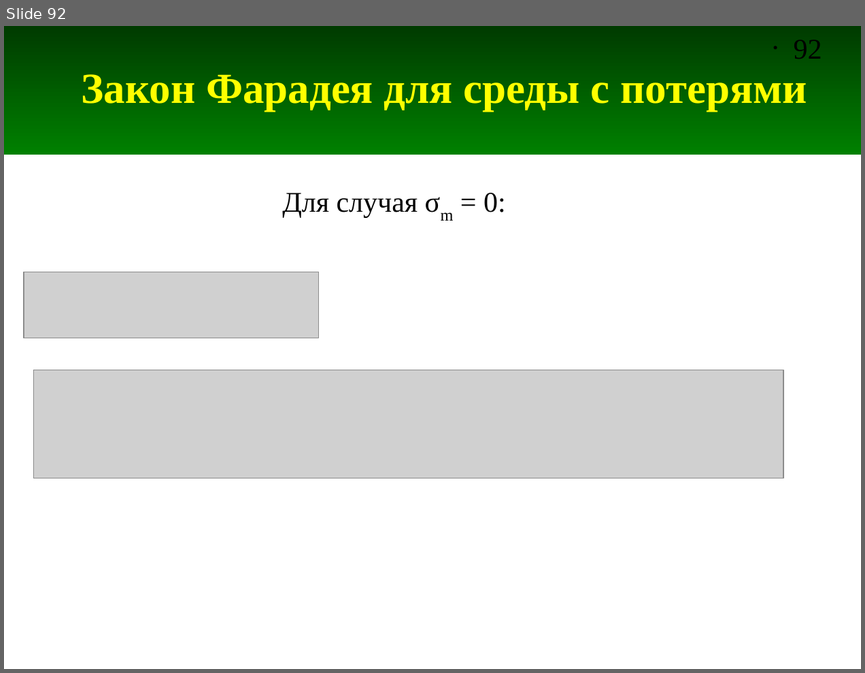
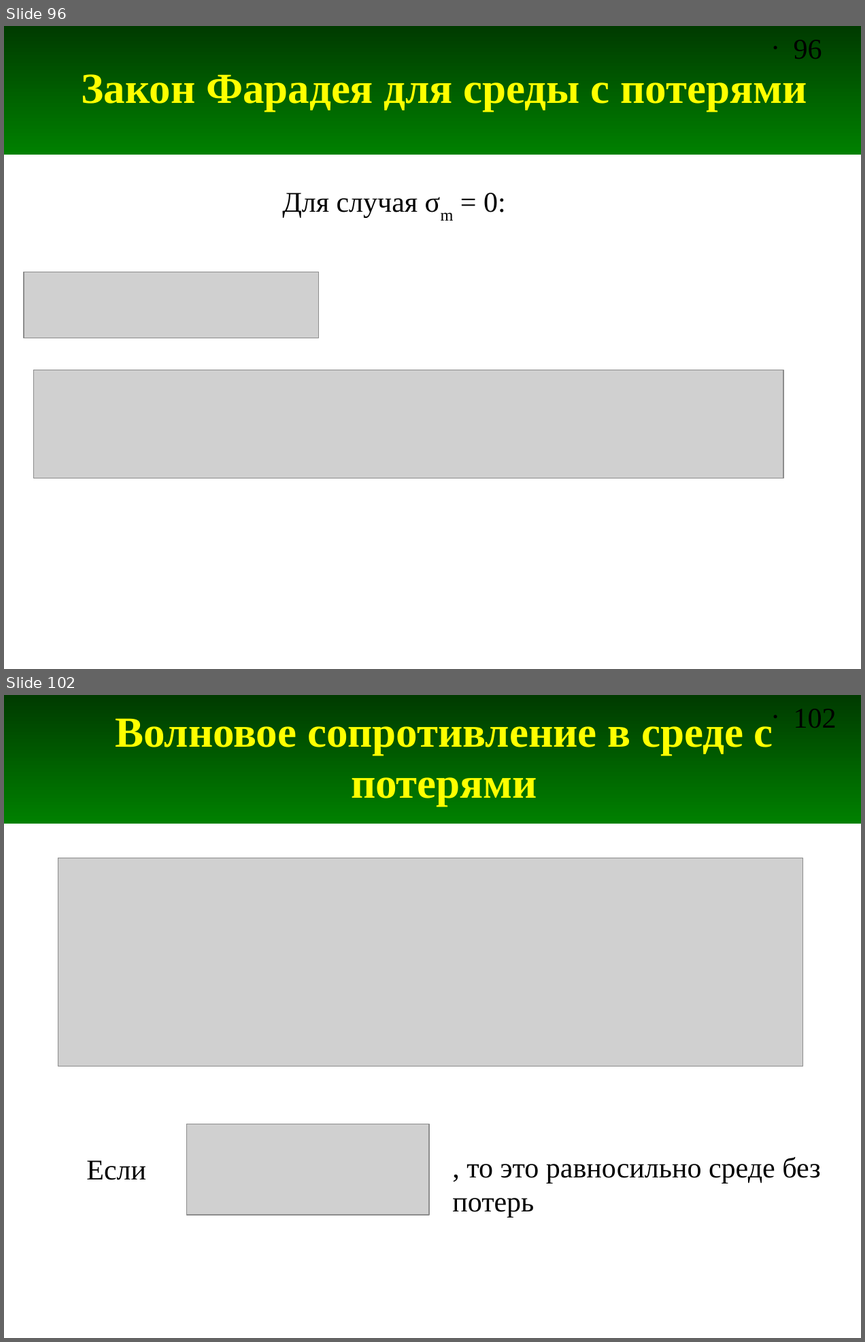
Before and after one commit to andris0147sv/modelling, a slide deck: presentations/2. FDTD.odp. Shown one above the other, each under a label of ours: slide 92 before the commit, slides 96 and 102 after it; the slides between them are not shown. The pictures are 865x673 and 865x1342 pixels, drawn with LibreOffice and Linux fonts; fonts in the diff are those of the drawing; grey boxes stand for pictures. Boxes give left, top, right and bottom in pixels: in the first picture for what was removed or moved away, otherwise in the second. Text is boxed around its words. In the diff, an @@ line names an element or a change of style, - is before the commit and + after.

```diff
--- a/presentations/2. FDTD.odp
+++ b/presentations/2. FDTD.odp
@@ slide 102 added at (4,695,861,1338), background #FFFFFF; not listed: 2 template elements that a slide beside it also shows @@
@@ title added at (115,718,773,807), 36 pt, text #FFFF00, bold @@
+Волновое сопротивление в среде с потерями
@@ picture added at (58,858,802,1066) @@
@@ picture added at (186,1124,429,1215) @@
@@ text added at (86,1160,146,1180), 24 pt, text #000000 @@
+Если
@@ text added at (452,1157,821,1217), 24 pt, text #000000 @@
+, то это равносильно среде без потерь
@@ what was slide 92 is now slide 96 @@
@@ page number at (793,40,822,59): text changed @@
-• 92
+• 96
```
Also in this commit, not shown: 11 other slides added.
